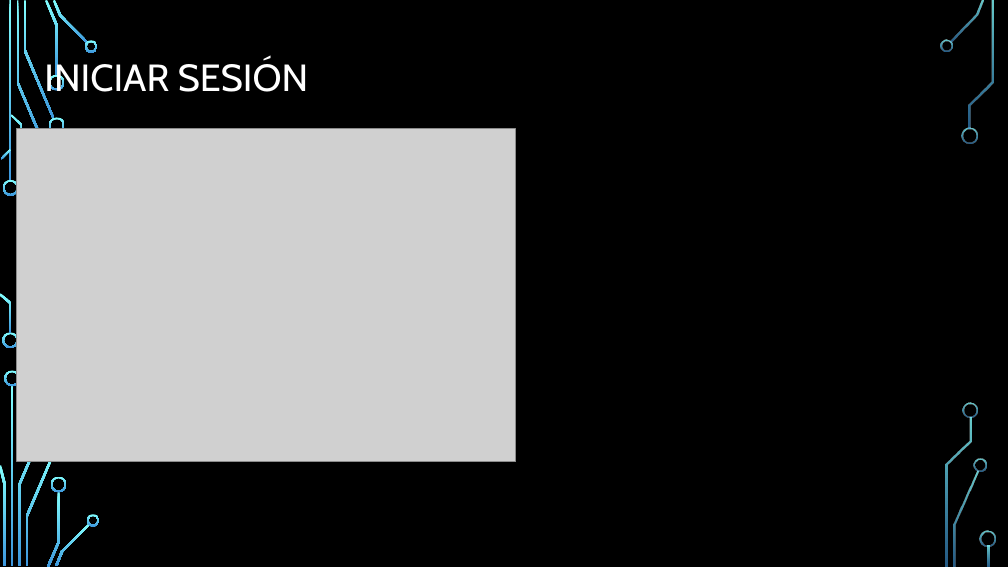
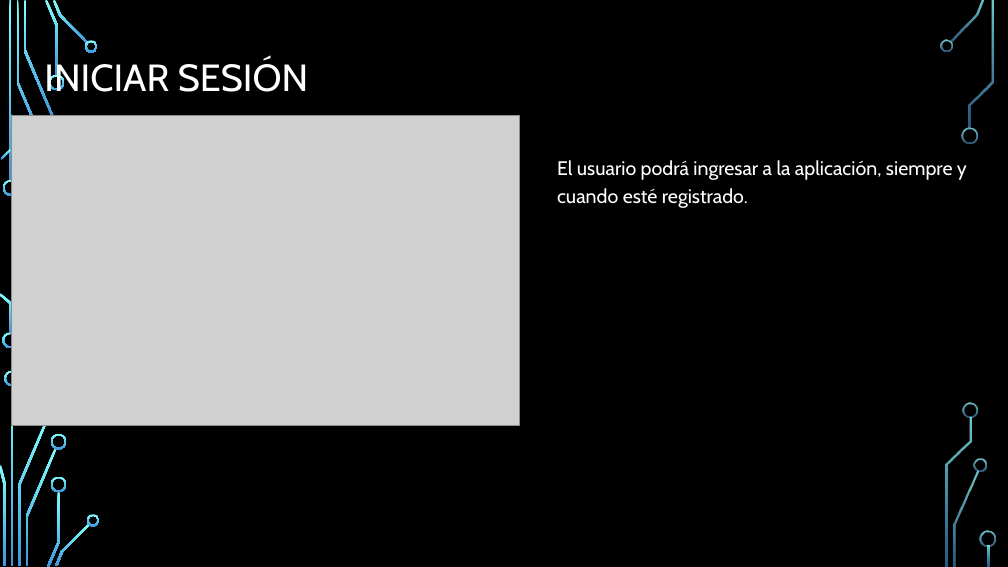
Before and after one commit to Diegolivia/FullStack_ROFFUSDesignRoom, a slide deck: slide 2 of Documentacion/ManualNetBeans.pptx. Drawn at 1008x567 pixels with LibreOffice and Linux fonts; fonts in the diff are those of the drawing; grey boxes stand for pictures; background and template pictures are left out. Boxes give left, top, right and bottom in pixels: in the first picture for what was removed or moved away, otherwise in the second. Text is boxed around its words. In the diff, an @@ line names an element or a change of style, - is before the commit and + after.

```diff
--- a/Documentacion/ManualNetBeans.pptx
+++ b/Documentacion/ManualNetBeans.pptx
@@ picture: place and size @@
-picture at (17, 129, 516, 462)
+picture at (11, 115, 519, 425)
@@ text "El usuario podrá ingresar a ..." rewrapped from (34, 127, 475, 504) to (557, 160, 967, 208) @@
@@ freeform shape removed at (17, 153, 26, 162) @@
@@ freeform shape: place and size @@
-freeform shape at (48, 118, 65, 134)
+freeform shape at (50, 433, 67, 450)
```
Also in this commit, not shown: 1 other slide changed.
